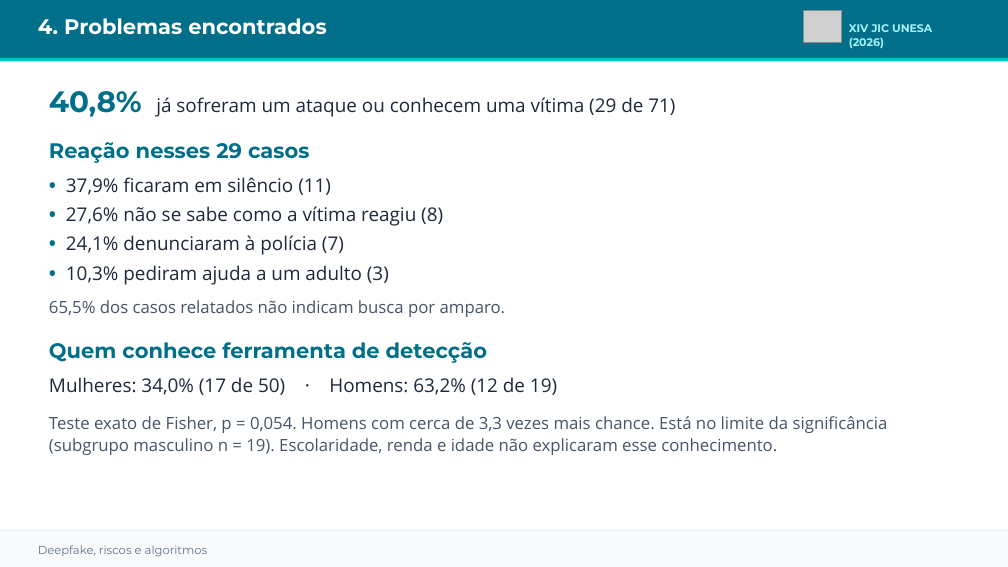
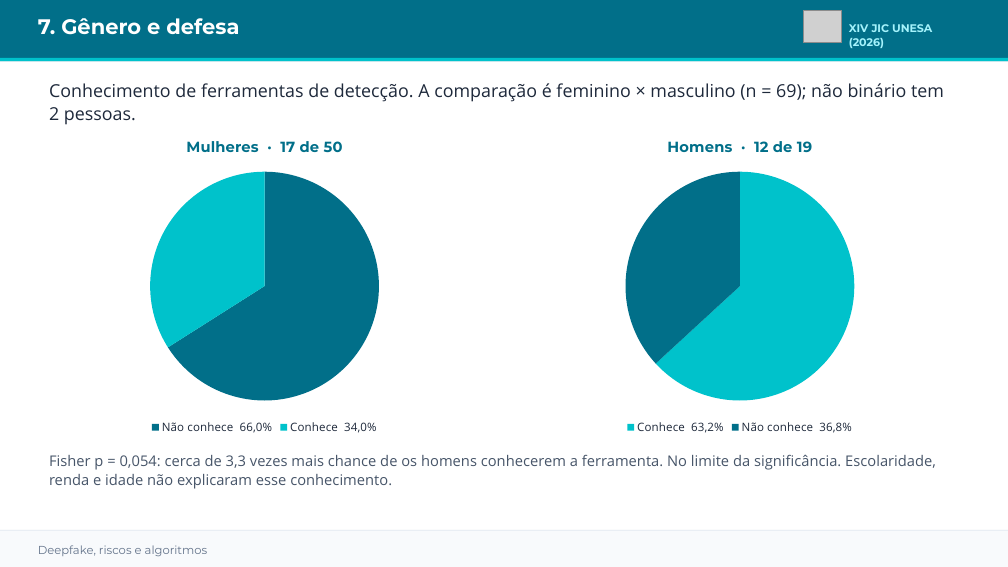
Before and after one commit to matiasmov/matiasmov, a slide deck: slide 8 of apresentacao/JIC_2026_Lucas_Matias_Deepfake.pptx (slide 5 before the commit). Drawn at 1008x567 pixels with LibreOffice and Linux fonts; fonts in the diff are those of the drawing; grey boxes stand for pictures. Boxes give left, top, right and bottom in pixels: in the first picture for what was removed or moved away, otherwise in the second. Text is boxed around its words. In the diff, an @@ line names an element or a change of style, - is before the commit and + after.

```diff
--- a/apresentacao/JIC_2026_Lucas_Matias_Deepfake.pptx
+++ b/apresentacao/JIC_2026_Lucas_Matias_Deepfake.pptx
@@ text at bbox=[38, 18, 239, 35]: text changed @@
-4. Problemas encontrados
+7. Gênero e defesa
@@ text at bbox=[49, 83, 944, 125]: text changed; size 16 to 17 pt; text colour #475569 to #1E293B @@
-40,8% já sofreram um ataque ou conhecem uma vítima (29 de 71)
-Reação nesses 29 casos
-• 37,9% ficaram em silêncio (11)
-• 27,6% não se sabe como a vítima reagiu (8)
-• 24,1% denunciaram à polícia (7)
-• 10,3% pediram ajuda a um adulto (3)
-65,5% dos casos relatados não indicam busca por amparo.
-Quem conhece ferramenta de detecção
-Mulheres: 34,0% (17 de 50) · Homens: 63,2% (12 de 19)
-Teste exato de Fisher, p = 0,054. Homens com cerca de 3,3 vezes mais chance. Está no limite da significância (subgrupo masculino n = 19). Escolaridade, renda e idade não explicaram esse conhecimento.
+Conhecimento de ferramentas de detecção. A comparação é feminino × masculino (n = 69); não binário tem 2 pessoas.
@@ pie chart added at bbox=[33, 124, 496, 439] @@
+title "Mulheres  ·  17 de 50"
+categories: Não conhece  66,0%, Conhece  34,0%
+Mulheres  ·  17 de 50: 66, 34
@@ pie chart added at bbox=[504, 124, 975, 439] @@
+title "Homens  ·  12 de 19"
+categories: Conhece  63,2%, Não conhece  36,8%
+Homens  ·  12 de 19: 63, 37
@@ text added at bbox=[49, 454, 936, 489], 14 pt, text #475569 @@
+Fisher p = 0,054: cerca de 3,3 vezes mais chance de os homens conhecerem a ferramenta. No limite da significância. Escolaridade, renda e idade não explicaram esse conhecimento.
```
Also in this commit, not shown: 4 other slides changed, 3 slides added.
